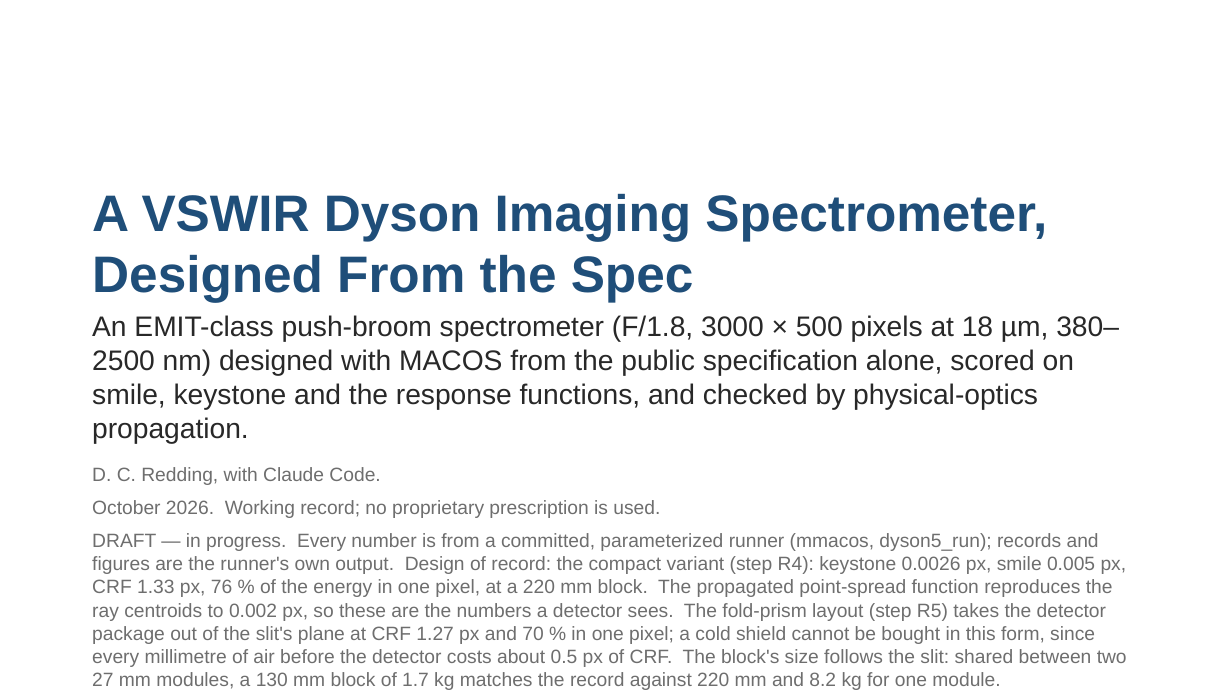
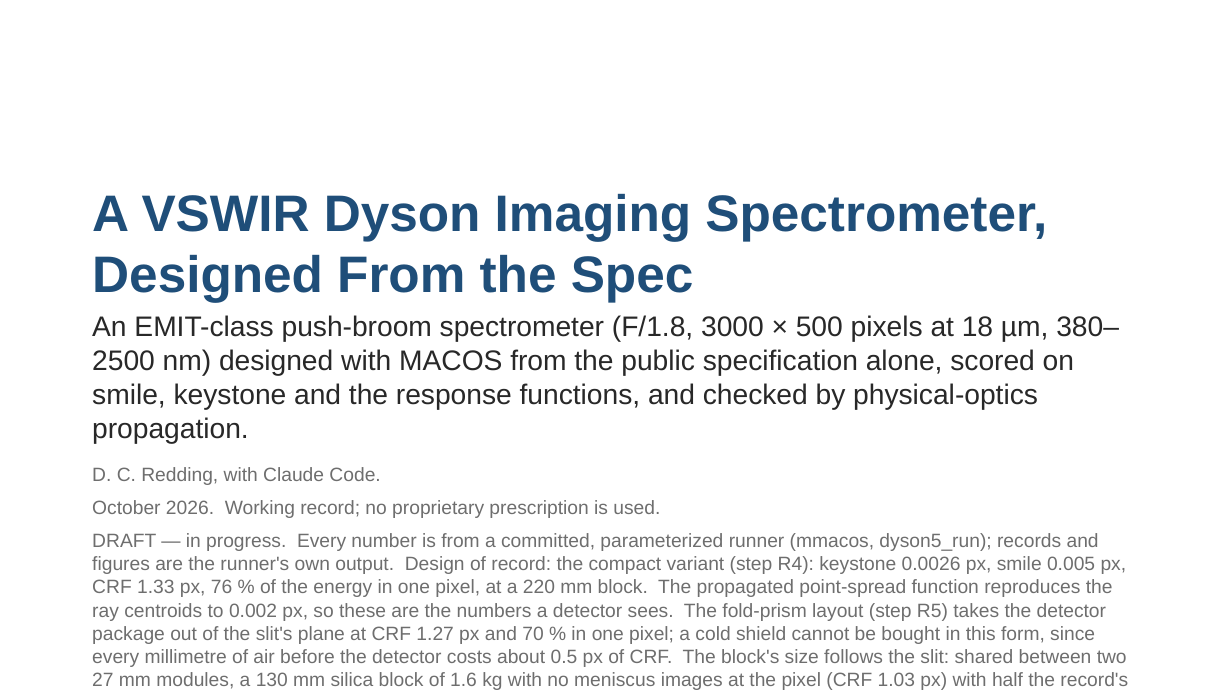
Before and after one commit to nasa-jpl/macos, a slide deck: slide 1 of demo_session/deck_dyson.pptx. Drawn at 1232x693 pixels with LibreOffice and Linux fonts; fonts in the diff are those of the drawing. Boxes give left, top, right and bottom in pixels: in the first picture for what was removed or moved away, otherwise in the second. Text is boxed around its words. In the diff, an @@ line names an element or a change of style, - is before the commit and + after.

```diff
--- a/demo_session/deck_dyson.pptx
+++ b/demo_session/deck_dyson.pptx
@@ text at (92,533,1128,690): text changed @@
-DRAFT — in progress. Every number is from a committed, parameterized runner (mmacos, dyson5_run); records and figures are the runner's own output. Design of record: the compact variant (step R4): keystone 0.0026 px, smile 0.005 px, CRF 1.33 px, 76 % of the energy in one pixel, at a 220 mm block. The propagated point-spread function reproduces the ray centroids to 0.002 px, so these are the numbers a detector sees. The fold-prism layout (step R5) takes the detector package out of the slit's plane at CRF 1.27 px and 70 % in one pixel; a cold shield cannot be bought in this form, since every millimetre of air before the detector costs about 0.5 px of CRF. The block's size follows the slit: shared between two 27 mm modules, a 130 mm block of 1.7 kg matches the record against 220 mm and 8.2 kg for one module.
+DRAFT — in progress. Every number is from a committed, parameterized runner (mmacos, dyson5_run); records and figures are the runner's own output. Design of record: the compact variant (step R4): keystone 0.0026 px, smile 0.005 px, CRF 1.33 px, 76 % of the energy in one pixel, at a 220 mm block. The propagated point-spread function reproduces the ray centroids to 0.002 px, so these are the numbers a detector sees. The fold-prism layout (step R5) takes the detector package out of the slit's plane at CRF 1.27 px and 70 % in one pixel; a cold shield cannot be bought in this form, since every millimetre of air before the detector costs about 0.5 px of CRF. The block's size follows the slit: shared between two 27 mm modules, a 130 mm silica block of 1.6 kg with no meniscus images at the pixel (CRF 1.03 px) with half the record's air-glass crossings, against 220 mm, 8.2 kg and a 4 mm meniscus for one module.
```
Also in this commit, not shown: 3 other slides changed, 3 other files.
